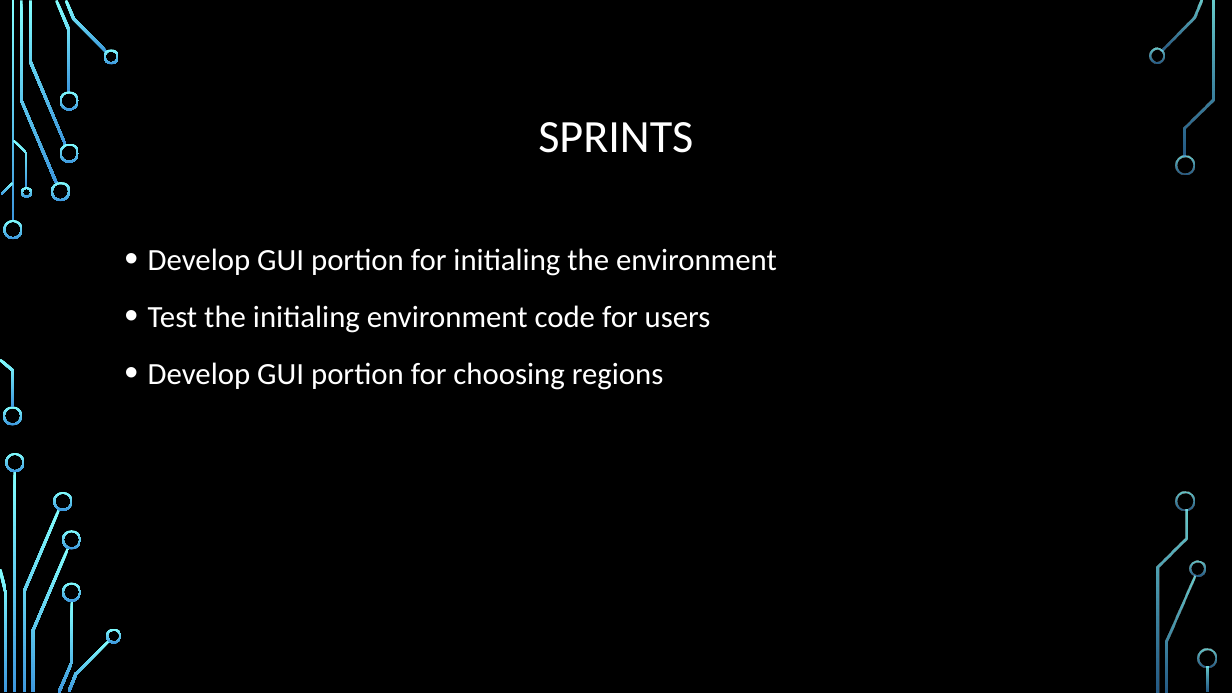
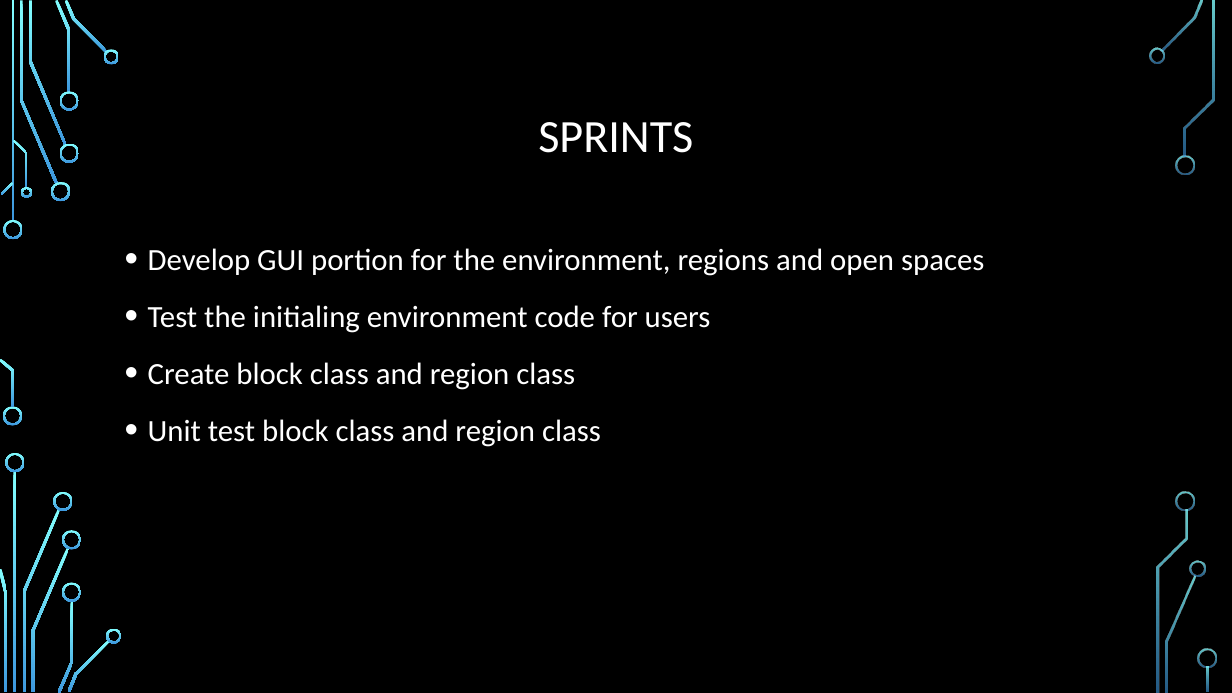
Before and after one commit to Giant-Visualize/Giant-Visualize-Multi-Agent-Patrolling, a slide deck: slide 6 of GIANTS_FirstPresentation.pptx. Drawn at 1232x693 pixels with LibreOffice and Linux fonts; fonts in the diff are those of the drawing; background and template pictures are left out. Boxes give left, top, right and bottom in pixels: in the first picture for what was removed or moved away, otherwise in the second. Text is boxed around its words. In the diff, an @@ line names an element or a change of style, - is before the commit and + after.

```diff
--- a/GIANTS_FirstPresentation.pptx
+++ b/GIANTS_FirstPresentation.pptx
@@ text at box(148, 248, 984, 276): text changed @@
-• Develop GUI portion for initialing the environment
+• Develop GUI portion for the environment, regions and open spaces
@@ text at box(148, 362, 601, 447): text changed @@
-• Develop GUI portion for choosing regions
+• Create block class and region class
+• Unit test block class and region class
```
Also in this commit, not shown: 1 other slide changed.
